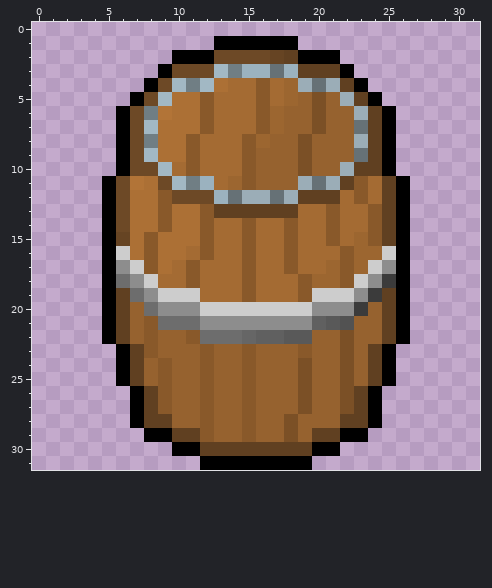
Edited in one commit: pixel-art sprite (textures/barrel.png). Above, as it was before the edit.
The file is 128x128 pixels, drawn in blocks of 4x4; one block is one cell here. Colours within 5 levels of each other are drawn and written as one.
After:
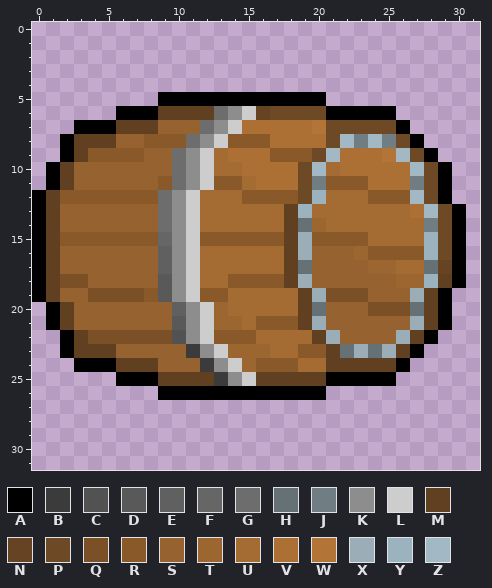
Palette (. is transparent): A #000000  B #3b3b3b  C #525252  D #595959  E #606060  F #666666  G #6d6d6d  H #667176  J #707e84  K #8d8d8d  L #cdcdcd  M #604021  N #664423  P #6d4926  Q #7b5026  R #89592a  S #96622f  T #9c6630  U #a46b33  V #ac7035  W #b27437  X #9badb7  Y #9bb2bf  Z #a2b8c4
Changes in this commit:
Changed rows in their new state; - is an unchanged pixel.
first column x 0:
 1 -------------......------------
 2 ----------............---------
 3 ---------..............--------
 4 --------................-------
 5 -------..AAAAAAAAAAAA....------
 6 -------AAMMMMGKLNPPPPAAAA------
 7 ---AAAMMMSSSGKLVVVVVWPPPPPA----
 8 --AMMMSSRRRGKLR-RVVVVPZJZJPA---
 9 --AMRRRRSSGKL-VVVRRRPZVVVWZPA--
10 -AMSSSSSSSGKL--VVVVPZUVVVVVZPA-
11 -AMSSSSSSRGKLRRUVVVPJRR-VVVJPA-
12 AMRRRRRRRGKLUUURRRRPYU-URRRZPA-
13 AMSSSSSSSGKLUUUUUU-Y-U--UUUVZPA
14 AMSSSSSSSGKLU--U--MHTU--UUUUJPA
15 AMRRRRRR-FKL-RR-RRMXR-RRUUUUYPA
16 AMSSSSSSSEKLU--U--MXSSS-RRRRYPA
17 AMSSSSSSSEKL---U--MHSSSSTTUUHNA
18 AMQQSSSSSDKL--R-RRMXSSSSSSTTYMA
19 AMSSQQQQRDK-RR-U---MXQQQSSSXMA-
20 -AMSSSS-SSE--TUUUUUMHSSSQQQHMA-
21 -AMSSSS-SSDKLTTURRRMXSS--SSXMA-
22 --AMQQQQQQCKLRRRUUUUMXS--SXMA--
23 --AMMMSSS--BKLTTTUU-RMHXHXMA---
24 ---AAAM-MS--BKLTRRRUUMMM-MA----
25 -------AAMMMMBKLMMMMMAAAA------
26 -------..AAAAAAAAAAAA....------
27 -------..................------
28 -------..................------
29 --------................-------
30 ----------............---------
31 ------------........-----------
Boxes around the changes in both pictures, in picture pixels (x1, y1, x2, y2):
changed: (32, 36, 466, 470)
